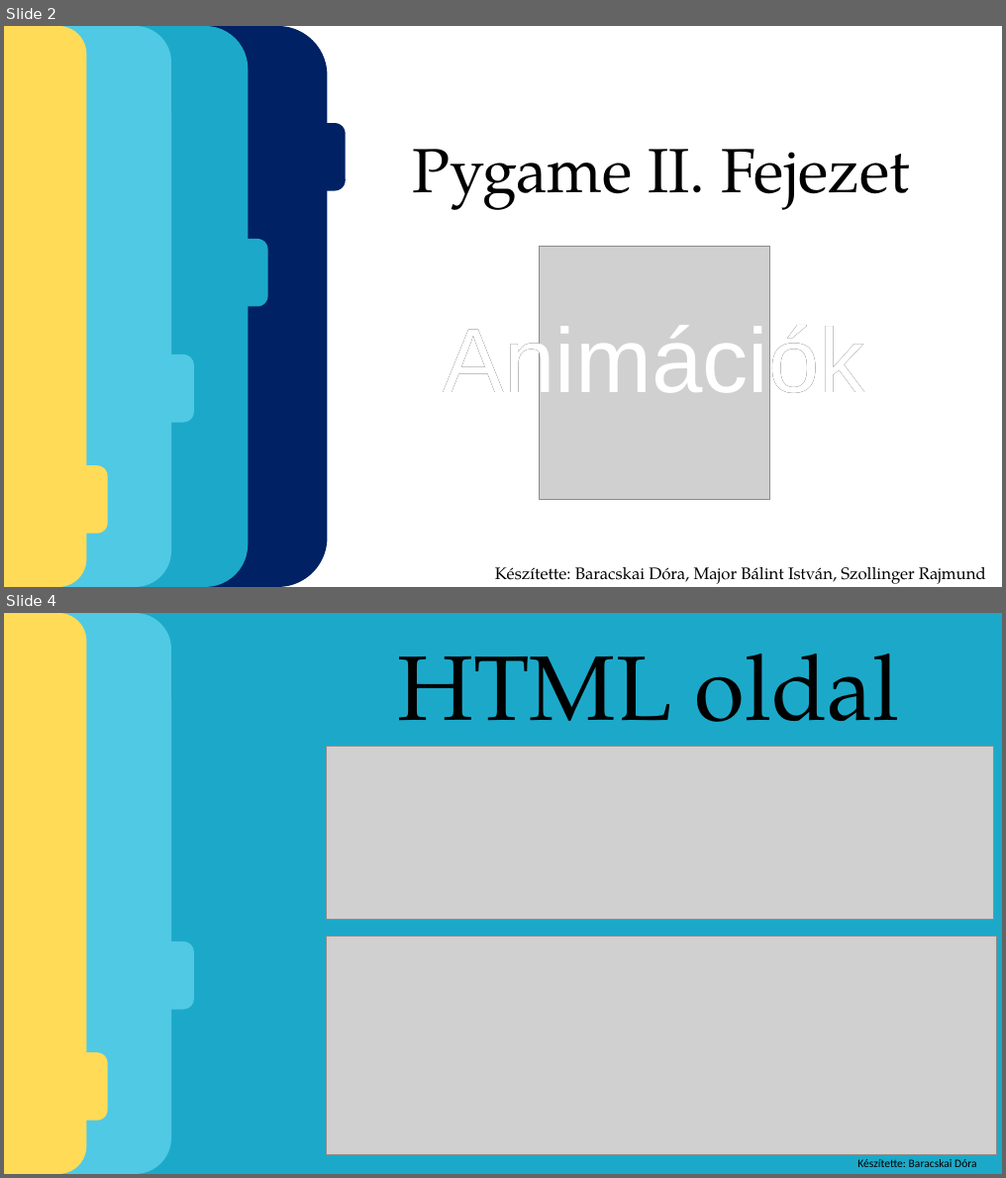
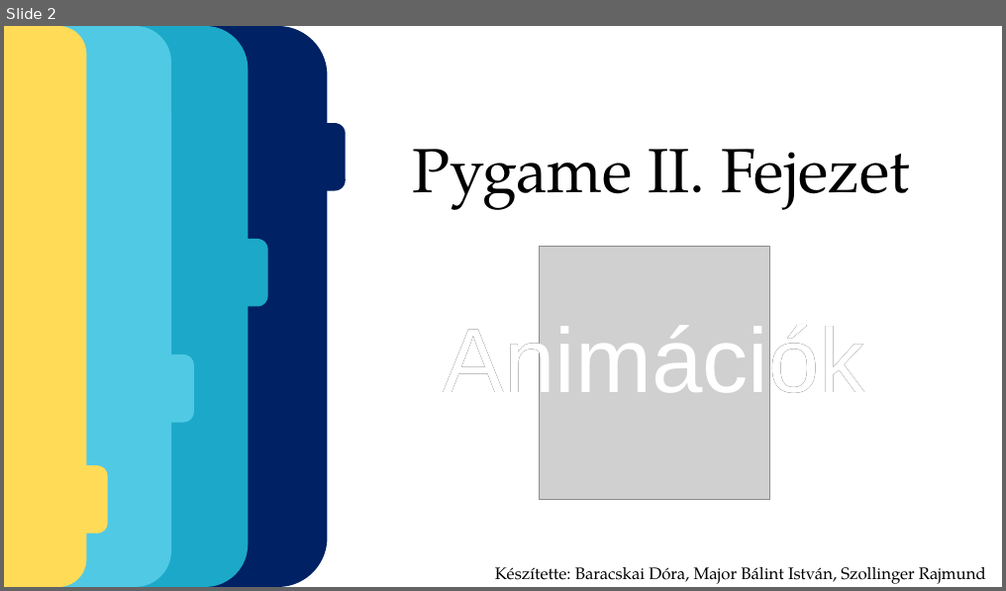
Before and after one commit to majorbalintistvan/pygame_html-ppt, a slide deck: powerpoint.pptx. Shown one above the other, each under a label of ours: slides 2 and 4 before the commit, slide 2 after it; the slides between them are not shown. The pictures are 1006x1178 and 1006x591 pixels, drawn with LibreOffice and Linux fonts; fonts in the diff are those of the drawing; grey boxes stand for pictures; background and template pictures are left out. Boxes give left, top, right and bottom in pixels: in the first picture for what was removed or moved away, otherwise in the second. Text is boxed around its words. In the diff, an @@ line names an element or a change of style, - is before the commit and + after.

```diff
--- a/powerpoint.pptx
+++ b/powerpoint.pptx
@@ slide 4 removed at [4, 613, 1002, 1174], background #FFFFFF @@
@@ rounded rectangle removed at [4, 613, 1002, 1174] @@
@@ rounded rectangle removed at [4, 613, 171, 1174] @@
@@ rounded rectangle removed at [4, 613, 86, 1174] @@
@@ rounded rectangle removed at [32, 613, 1002, 1174] @@
@@ text removed at [397, 654, 900, 754] @@
-HTML oldal
@@ rounded rectangle removed at [932, 710, 1002, 778] @@
@@ picture removed at [327, 747, 994, 919] @@
@@ rounded rectangle removed at [915, 826, 1002, 894] @@
@@ picture removed at [327, 937, 997, 1155] @@
@@ rounded rectangle removed at [131, 942, 194, 1010] @@
@@ rounded rectangle removed at [44, 1054, 107, 1121] @@
@@ text removed at [857, 1159, 977, 1167] @@
-Készítette: Baracskai Dóra
```
Also in this commit, not shown: 1 slide changed, 1 slide added.
